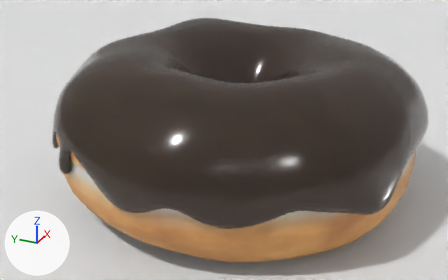
The Blender file donut.blend, before and after one commit.
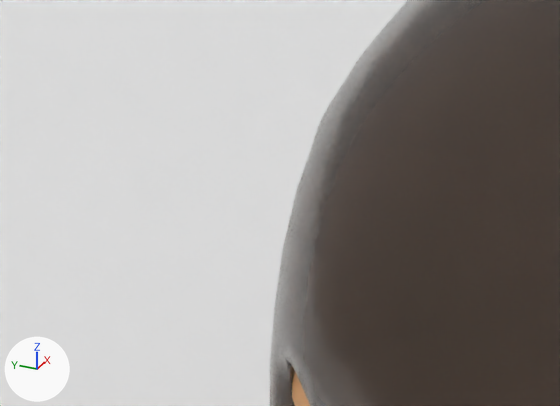
Each version appears first whole from a 50 mm camera at (-0.1513, -0.063, 0.0889) aimed at (-0.0028, 0.0038, 0.0147), and next in a close-up on the part from 2% to 22% of the width and 26% to 50% of the height. The axes (+X, +Y, +Z) are drawn at lower left. The lights are the same throughout.

The scene before the commit, as lines of its bpy script (objects in view):
```python
me_cylinder_001 = bpy.data.meshes.new('Cylinder.001')
me_cylinder_001.from_pydata(...)  # 16 vertices, 10 faces; spans x -0.0005..0.0005, y -0.0017..0.0017, z -0.00064..0.00064
me_plane_001 = bpy.data.meshes.new('Plane.001')
me_plane_001.from_pydata([(-1.0, -1.0, 0.0), (1.0, -1.0, 0.0), (-1.0, 1.0, 0.0), (1.0, 1.0, 0.0)], [], [(0, 1, 3, 2)])
me_plane_001.materials.append(mat_material_003)  # white #e7e7e7
me_torus_003 = bpy.data.meshes.new('Torus.003')
me_torus_003.from_pydata(...)  # 11026 vertices, 11024 faces, 2 loose edges; spans x -0.0505..0.0519, y -0.0497..0.0521, z -0.0074..0.0241
me_torus_003.polygons.foreach_set('use_smooth', [True] * 11024)
me_torus_003.materials.append(mat_material_001)  # brown #35281e
ob_cylinder = bpy.data.objects.new('Cylinder', me_cylinder_001)
ob_cylinder.location = (-0.03946, 0.03401, 0.03683)
ob_cylinder.scale = (1.2, 1.2, 1.2)
ob_cylinder.hide_render = True
ob_icing = bpy.data.objects.new('Icing', me_torus_003)
ob_icing.location = (0.0, 0.0, 0.01793)
ob_plane = bpy.data.objects.new('Plane', me_plane_001)
ob_plane.location = (0.0, 0.0, 0.0)
```
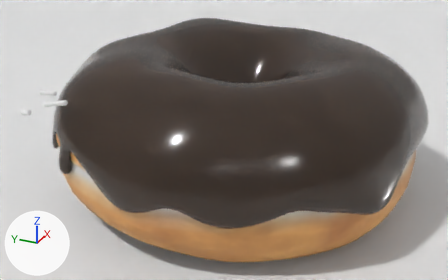
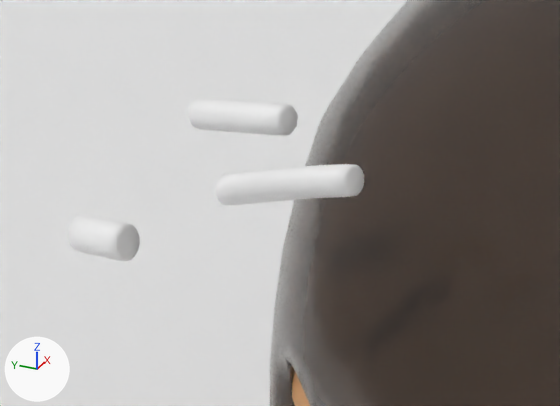
Patch to the scene script:
```diff
--- a/donut.blend.py
+++ b/donut.blend.py
@@ me_cylinder_003 @@
+me_cylinder_003.from_pydata(...)  # 32 vertices, 26 faces; spans x -0.001..0.0007, y -0.00056..0.00238, z -0.0009..0.00063
+me_cylinder_003.polygons.foreach_set('use_smooth', [True] * 26)
@@ me_cylinder_002 @@
+me_cylinder_002.from_pydata(...)  # 40 vertices, 34 faces; spans x -0.00207..0.00151, y -0.00454..0.00023, z -0.00077..0.00096
+me_cylinder_002.polygons.foreach_set('use_smooth', [True] * 34)
@@ ob_cylinder @@
 ob_cylinder.scale = (1.2, 1.2, 1.2)
-ob_cylinder.hide_render = True
@@ ob_sprinkle_002 @@
+ob_sprinkle_002 = bpy.data.objects.new('Sprinkle.002', me_cylinder_003)
+ob_sprinkle_002.location = (-0.04394, 0.03662, 0.03306)
+ob_sprinkle_002.scale = (1.2, 1.0, 1.2)
+_m = ob_sprinkle_002.modifiers.new('Subdivision', 'SUBSURF')
+_m.render_levels = 1
@@ ob_sprinkle_001 @@
+ob_sprinkle_001 = bpy.data.objects.new('Sprinkle.001', me_cylinder_002)
+ob_sprinkle_001.location = (-0.04148, 0.0323, 0.03531)
+_m = ob_sprinkle_001.modifiers.new('Subdivision', 'SUBSURF')
+_m.render_levels = 1
```

Boxes (x1, y1, x2, y2) around the edits, measured in the close-ups (560 x 406 px):
'Sprinkle.001', added: after (215, 164, 364, 205)
'Cylinder', shown: after (188, 98, 298, 135)
'Sprinkle.002', added: after (68, 214, 140, 261)
